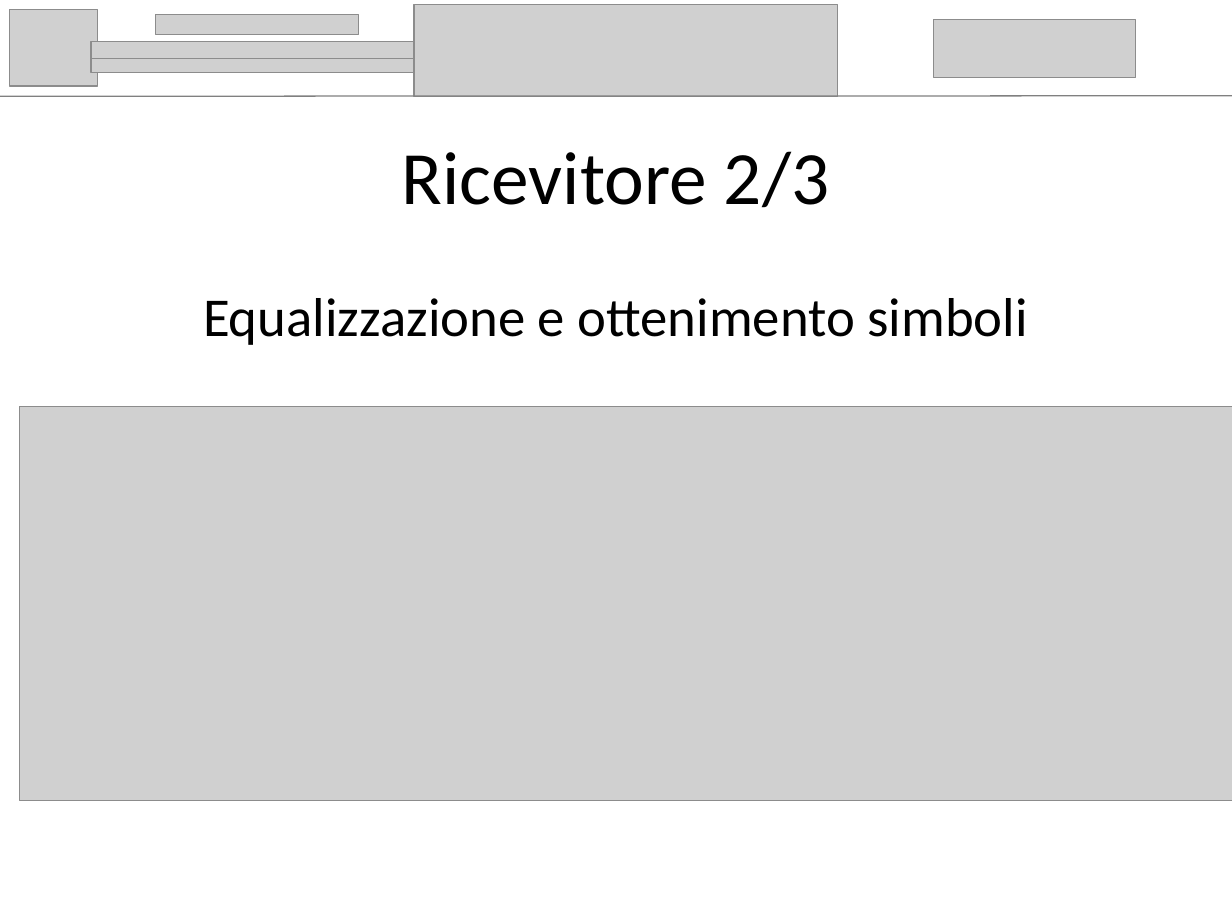
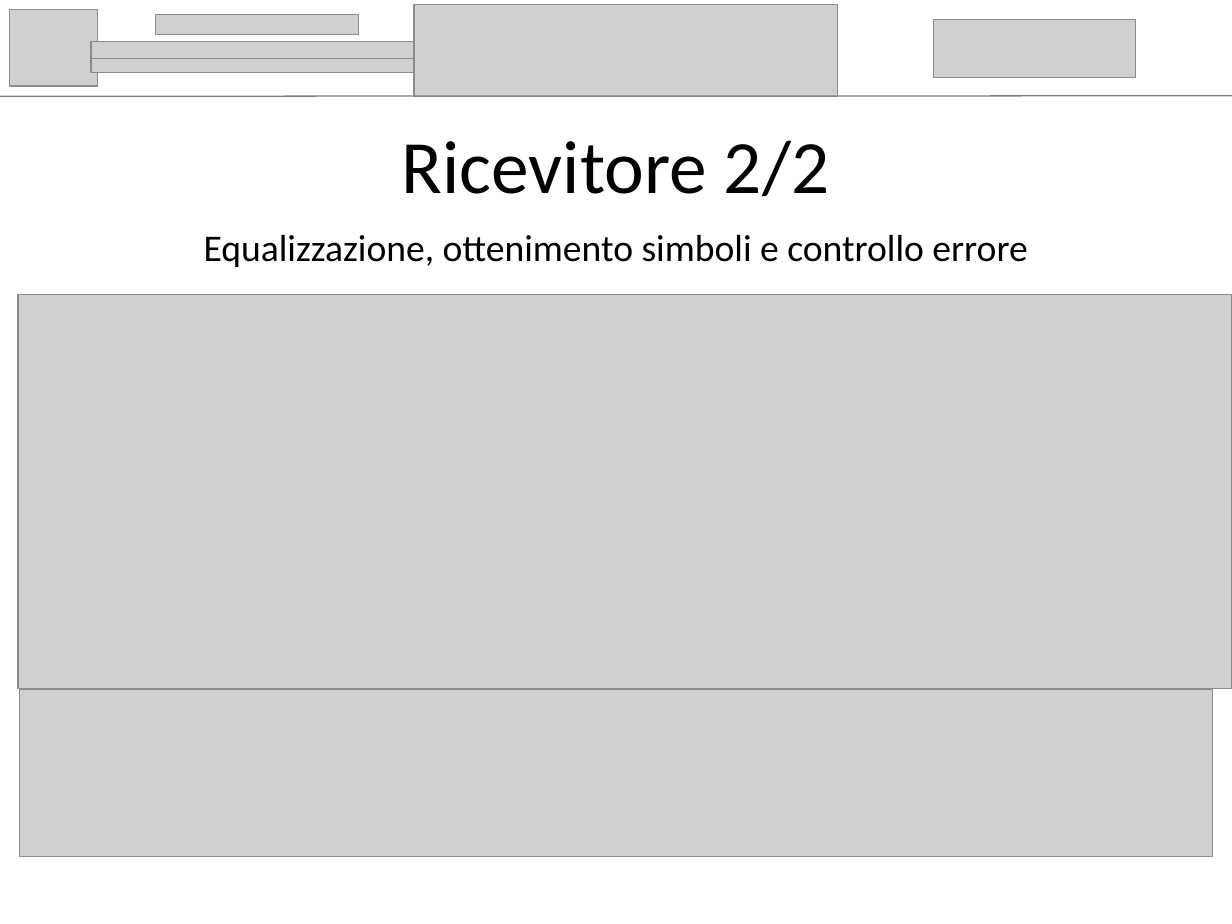
Before and after one commit to AndreaFilippi/LaMiaTesi, a slide deck: slide 12 of presentazione/Andrea_Filippi_presentazione.pptx (slide 13 before the commit). Drawn at 1232x924 pixels with LibreOffice and Linux fonts; fonts in the diff are those of the drawing; grey boxes stand for pictures. Boxes give left, top, right and bottom in pixels: in the first picture for what was removed or moved away, otherwise in the second. Text is boxed around its words. In the diff, an @@ line names an element or a change of style, - is before the commit and + after.

```diff
--- a/presentazione/Andrea_Filippi_presentazione.pptx
+++ b/presentazione/Andrea_Filippi_presentazione.pptx
@@ title at [402, 140, 829, 197]: text changed @@
-Ricevitore 2/3
+Ricevitore 2/2
@@ text at [204, 235, 1027, 267]: text changed; size 32 to 22 pt @@
-Equalizzazione e ottenimento simboli
+Equalizzazione, ottenimento simboli e controllo errore
@@ picture: place and size @@
-picture at [20, 407, 1232, 801]
+picture at [18, 294, 1232, 689]
@@ picture added at [20, 690, 1214, 857] @@
```
Also in this commit, not shown: 11 other slides changed, 1 slide added, 3 slides removed, 1 other file.
